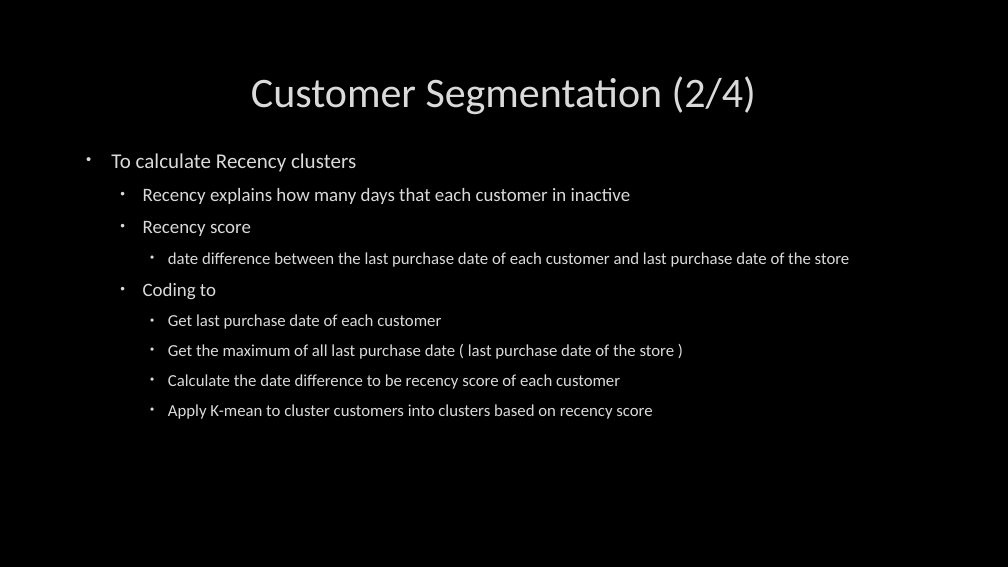
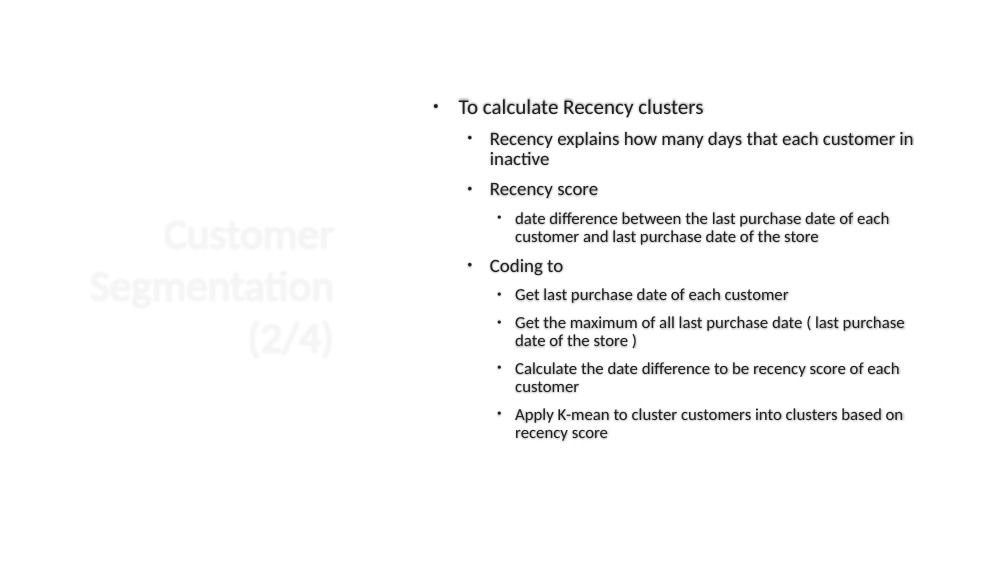
Before and after one commit to pantuwong/retail_analysis, a slide deck: slide 12 of Data Analysis in Python.pptx. Drawn at 1008x567 pixels with LibreOffice and Linux fonts; fonts in the diff are those of the drawing; background and template pictures are left out. Boxes give left, top, right and bottom in pixels: in the first picture for what was removed or moved away, otherwise in the second. Text is boxed around its words. In the diff, an @@ line names an element or a change of style, - is before the commit and + after.

```diff
--- a/Data Analysis in Python.pptx
+++ b/Data Analysis in Python.pptx
@@ background picture (left out) to #FFFFFF @@
@@ title "Customer Segmentation (2/4)" moved from (x1=251, y1=76, x2=756, y2=115) to (x1=515, y1=231, x2=579, y2=243) @@
@@ title "Customer Segmentation (2/4)" at (x1=515, y1=231, x2=579, y2=243): size 40 to 41 pt, text colour #DADADA to #FFFFFF, letter outline #404040 0.75 pt to #FFFFFF 0.75 pt; alignment centre to right @@
@@ text "To calculate Recency clusters" moved from (x1=111, y1=153, x2=850, y2=419) to (x1=459, y1=99, x2=913, y2=441) @@
@@ text "To calculate Recency clusters" at (x1=459, y1=99, x2=913, y2=441): text colour #DADADA to #212123, letter outline #404040 0.75 pt to #FFFFFF 0.75 pt; line spacing 1 to 0.9; bullet colour #DADADA to #212123; vertical alignment top to middle @@
```
Also in this commit, not shown: 18 other slides changed.
